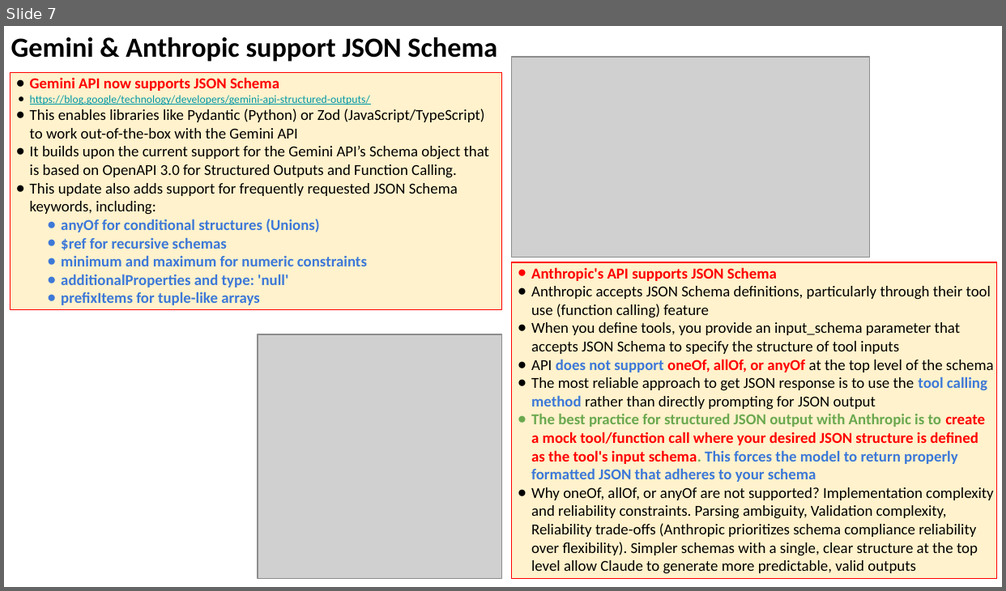
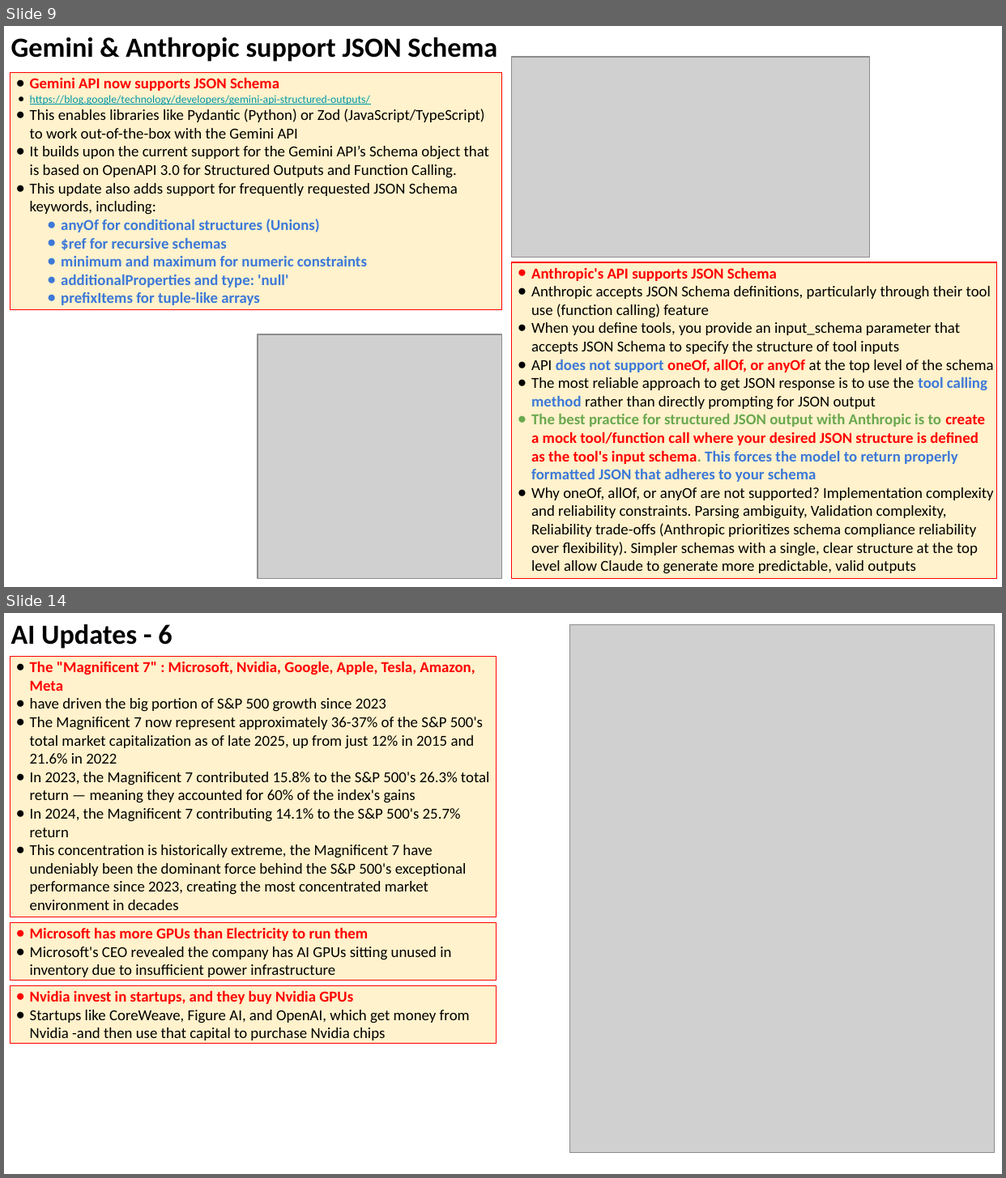
Before and after one commit to lselector/seminar, a slide deck: 2025/2025-11-14-AI-Updates.pptx. Shown one above the other, each under a label of ours: slide 7 before the commit, slides 9 and 14 after it; the slides between them are not shown. The pictures are 1006x591 and 1006x1178 pixels, drawn with LibreOffice and Linux fonts; fonts in the diff are those of the drawing; grey boxes stand for pictures. Boxes give left, top, right and bottom in pixels: in the first picture for what was removed or moved away, otherwise in the second. Text is boxed around its words. In the diff, an @@ line names an element or a change of style, - is before the commit and + after.

```diff
--- a/2025/2025-11-14-AI-Updates.pptx
+++ b/2025/2025-11-14-AI-Updates.pptx
@@ slide 14 added at box(4, 613, 1002, 1174), background #FFFFFF @@
@@ text added at box(11, 624, 172, 649), 20 pt, text #000000, bold @@
+AI Updates - 6
@@ picture added at box(570, 625, 994, 1153) @@
@@ rectangle added at box(10, 657, 496, 918), fill #FFF2CC, outline #FF0000 0.75 pt, 11 pt, text #000000 @@
+● The "Magnificent 7" : Microsoft, Nvidia, Google, Apple, Tesla, Amazon, Meta
+● have driven the big portion of S&P 500 growth since 2023
+● The Magnificent 7 now represent approximately 36-37% of the S&P 500's total market capitalization as of late 2025, up from just 12% in 2015 and 21.6% in 2022
+● In 2023, the Magnificent 7 contributed 15.8% to the S&P 500's 26.3% total return — meaning they accounted for 60% of the index's gains
+● In 2024, the Magnificent 7 contributing 14.1% to the S&P 500's 25.7% return
+● This concentration is historically extreme, the Magnificent 7 have undeniably been the dominant force behind the S&P 500's exceptional performance since 2023, creating the most concentrated market environment in decades
@@ rectangle added at box(10, 923, 496, 982), fill #FFF2CC, outline #FF0000 0.75 pt, 11 pt, text #000000 @@
+● Microsoft has more GPUs than Electricity to run them
+● Microsoft's CEO revealed the company has AI GPUs sitting unused in inventory due to insufficient power infrastructure
@@ rectangle added at box(10, 986, 496, 1044), fill #FFF2CC, outline #FF0000 0.75 pt, 11 pt, text #000000 @@
+● Nvidia invest in startups, and they buy Nvidia GPUs
+● Startups like CoreWeave, Figure AI, and OpenAI, which get money from Nvidia -and then use that capital to purchase Nvidia chips
@@ what was slide 7 is now slide 9 @@
```
Also in this commit, not shown: 5 slides changed, 8 other slides added, 1 slide removed.
